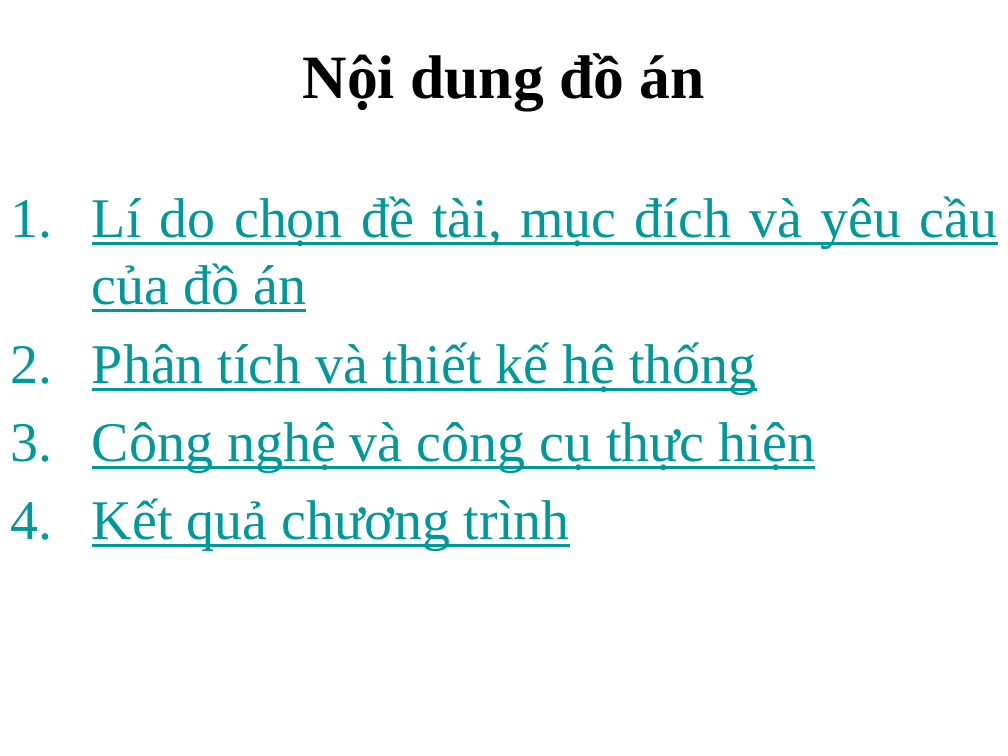
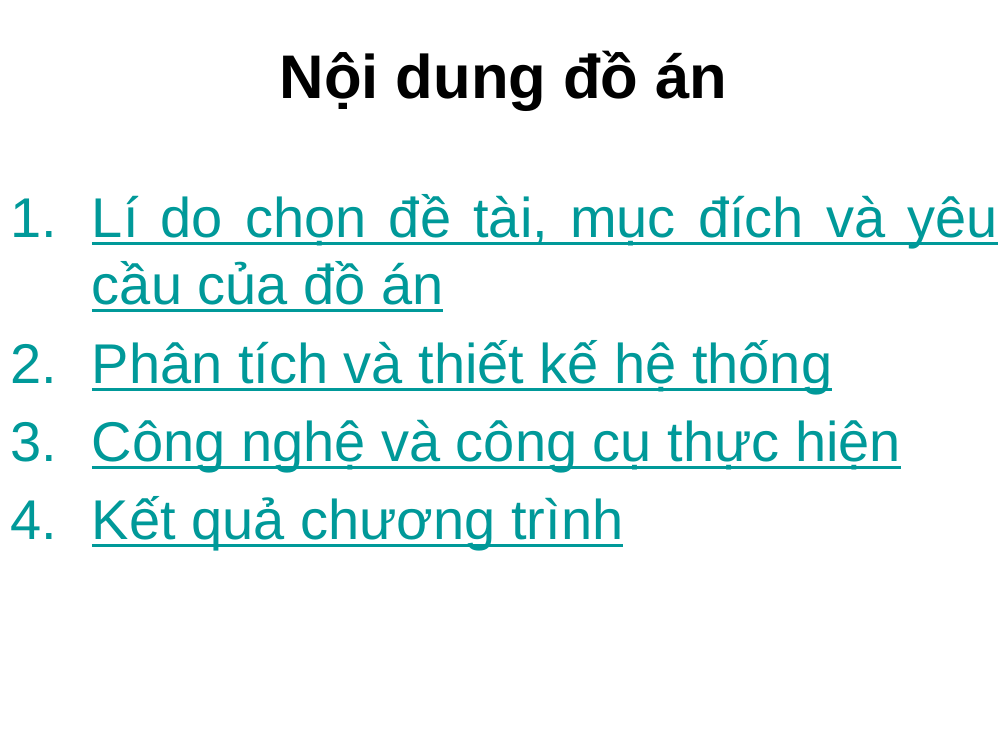
Before and after one commit to vanvibig/nien-luan-nganh, a slide deck: slide 2 of bao cao/BAO_CAO_FINAL.pptx. Drawn at 1008x756 pixels with LibreOffice and Linux fonts; fonts in the diff are those of the drawing; background and template pictures are left out. Boxes give left, top, right and bottom in pixels: in the first picture for what was removed or moved away, otherwise in the second. Text is boxed around its words. In the diff, an @@ line names an element or a change of style, - is before the commit and + after.

```diff
--- a/bao cao/BAO_CAO_FINAL.pptx
+++ b/bao cao/BAO_CAO_FINAL.pptx
@@ title "Nội dung đồ án" at <box>280,50,727,110</box>: font Times New Roman to Arial @@
@@ text "Lí do chọn đề tài, ..." at <box>92,194,998,549</box>: font Times New Roman to Arial @@
```
Also in this commit, not shown: 14 other slides changed.
